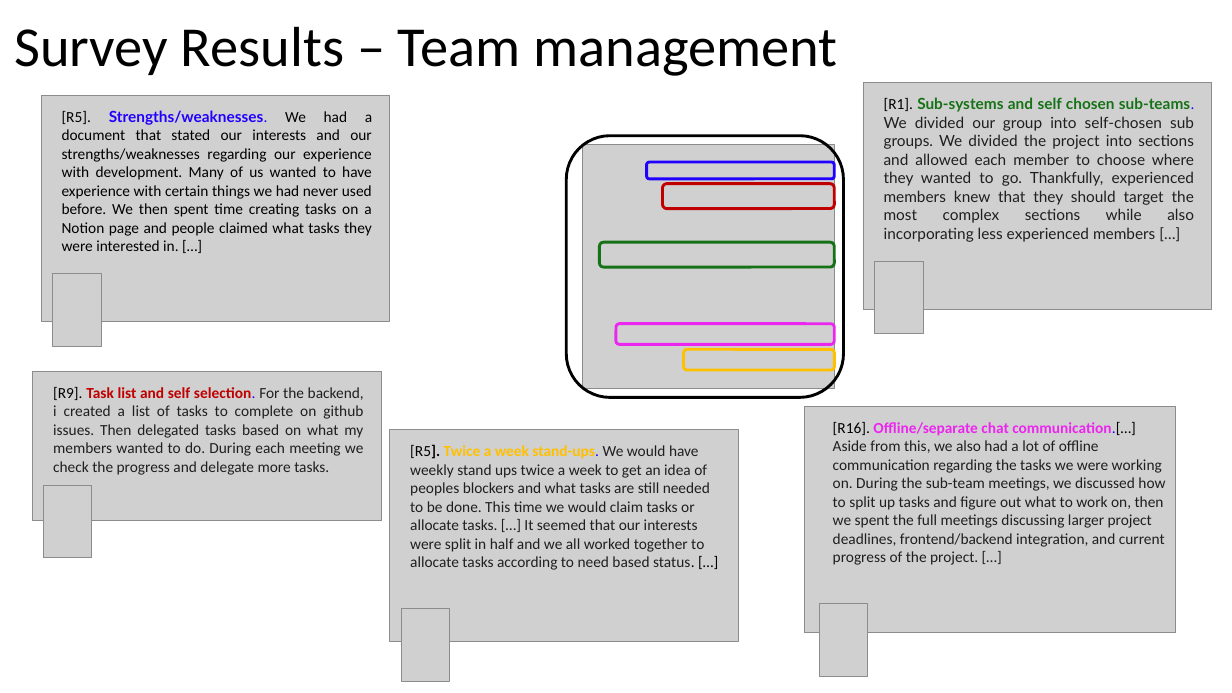
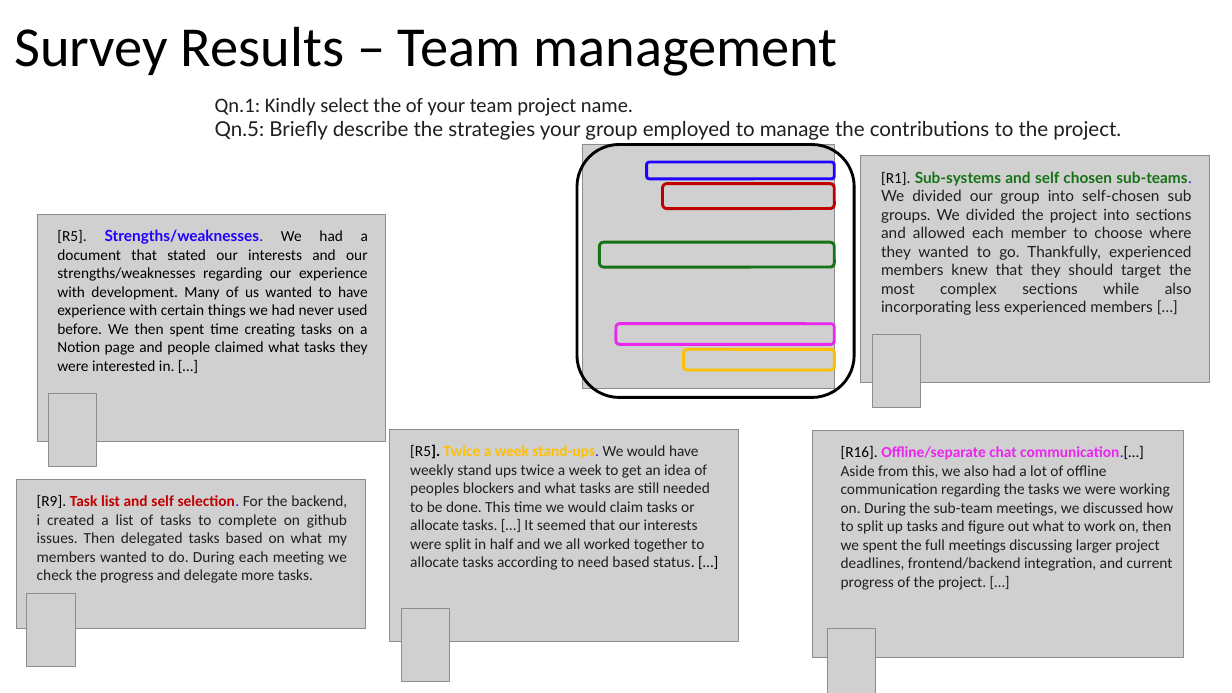
Before and after one commit to johnxu21/johnxu21.github.io, a slide deck: slide 17 of teaching/CS472/Timetable/Survey_Presentation.pptx (slide 16 before the commit). Drawn at 1232x693 pixels with LibreOffice and Linux fonts; fonts in the diff are those of the drawing; grey boxes stand for pictures. Boxes give left, top, right and bottom in pixels: in the first picture for what was removed or moved away, otherwise in the second. Text is boxed around its words. In the diff, an @@ line names an element or a change of style, - is before the commit and + after.

```diff
--- a/teaching/CS472/Timetable/Survey_Presentation.pptx
+++ b/teaching/CS472/Timetable/Survey_Presentation.pptx
@@ text added at box(215, 97, 1121, 140), 16 pt, text #1F1F1F @@
+Qn.1: Kindly select the of your team project name.
+Qn.5: Briefly describe the strategies your group employed to manage the contributions to the project.
@@ rounded rectangle: place and size @@
-rounded rectangle at box(567, 136, 844, 397)
+rounded rectangle at box(577, 144, 854, 397)
@@ 2 pictures, 1 text: place and size @@
-2 pictures, 1 text at box(863, 82, 1212, 335)
+2 pictures, 1 text at box(861, 156, 1210, 408)
@@ 2 pictures, 1 text: place and size @@
-2 pictures, 1 text at box(42, 95, 390, 347)
+2 pictures, 1 text at box(37, 214, 385, 467)
@@ picture: place and size @@
-picture at box(805, 407, 1177, 633)
+picture at box(813, 431, 1185, 657)
@@ text "[R16]. Offline/separate chat communication.[…] Aside ...": place and size @@
-text "[R16]. Offline/separate chat communication.[…] Aside ..." at box(833, 422, 1165, 565)
+text "[R16]. Offline/separate chat communication.[…] Aside ..." at box(841, 446, 1173, 590)
@@ 2 pictures, 1 text: place and size @@
-2 pictures, 1 text at box(33, 372, 382, 558)
+2 pictures, 1 text at box(17, 480, 365, 666)
@@ picture: place and size @@
-picture at box(820, 604, 869, 677)
+picture at box(827, 628, 876, 693)
```
Also in this commit, not shown: 11 other slides changed, 9 slides added, 1 slide removed, 1 other file.
